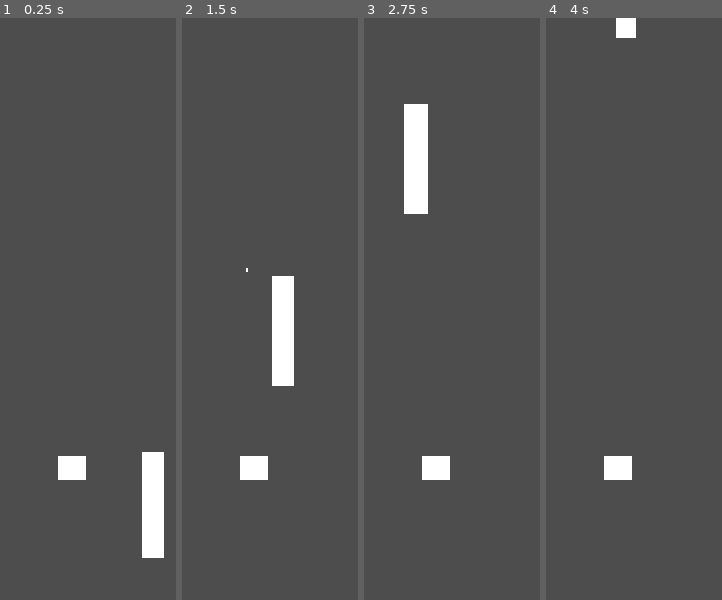
Above: before the commit, frames 1-4 (left to right).
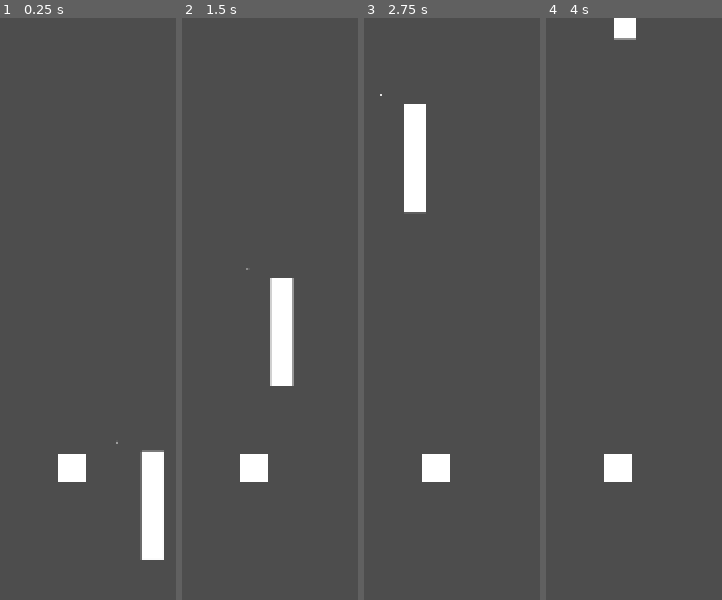
Above: after the commit, the same moments.

Repository: ketr4x/Motion
Game: Godot game, scene res://game.tscn
Same seed, same stepped clock (60 frames per second), same inputs: the game is played once before the commit and once after it.
Inputs (mouse positions are in pixels of both pictures, inside the frame that each line leads up to):
- Up to frame 1 (0.25 s): no input
- Up to frame 2 (1.5 s): tap Enter at 0.5 s; move the mouse to (outside the picture) at 0.52 s; hold D (right) 0.53-1.28 s; tap Alt at 0.6 s; click (outside the picture) at 0.67 s; move the mouse to (outside the picture) at 1.27 s; hold Down from 1.28 s (still down); tap Shift at 1.35 s
- Up to frame 3 (2.75 s): move the mouse to (outside the picture) at 2.02 s; release Down at 2.03 s; hold D (right) from 2.03 s (still down); tap Alt at 2.1 s
- Up to frame 4 (4 s): move the mouse to (outside the picture) at 2.77 s; release D (right) at 2.78 s; hold Up 2.78-3.53 s; tap Shift at 2.85 s; click (outside the picture) at 2.92 s; move the mouse to (outside the picture) at 3.52 s; hold A (left) from 3.53 s (still down); tap Alt at 3.6 s

The runs differ from the first frame. In frame 1, 0.4% of the frame differs, in the area x 32-94%, y 72-94%; in frame 2, 0.6%, in the area x 32-64%, y 42-80%; in frame 3, 0.4%; in frame 4, 0.2%.

Commit message:
Update Godot project settings for 4.7

Diff:
--- a/project.godot
+++ b/project.godot
@@ -12,13 +12,15 @@
 
 config/name="Motion"
 run/main_scene="uid://crygau4xdeumf"
-config/features=PackedStringArray("4.6", "GL Compatibility")
+config/features=PackedStringArray("4.7", "GL Compatibility")
+boot_splash/bg_color=Color(0.24705882, 0.3764706, 0.92941177, 1)
 config/icon="res://icon.svg"
 
 [display]
 
-window/stretch/mode="canvas_items"
-window/stretch/aspect="expand"
+window/size/mode=3
+window/size/resizable=false
+window/stretch/mode="viewport"
 
 [editor]
 
